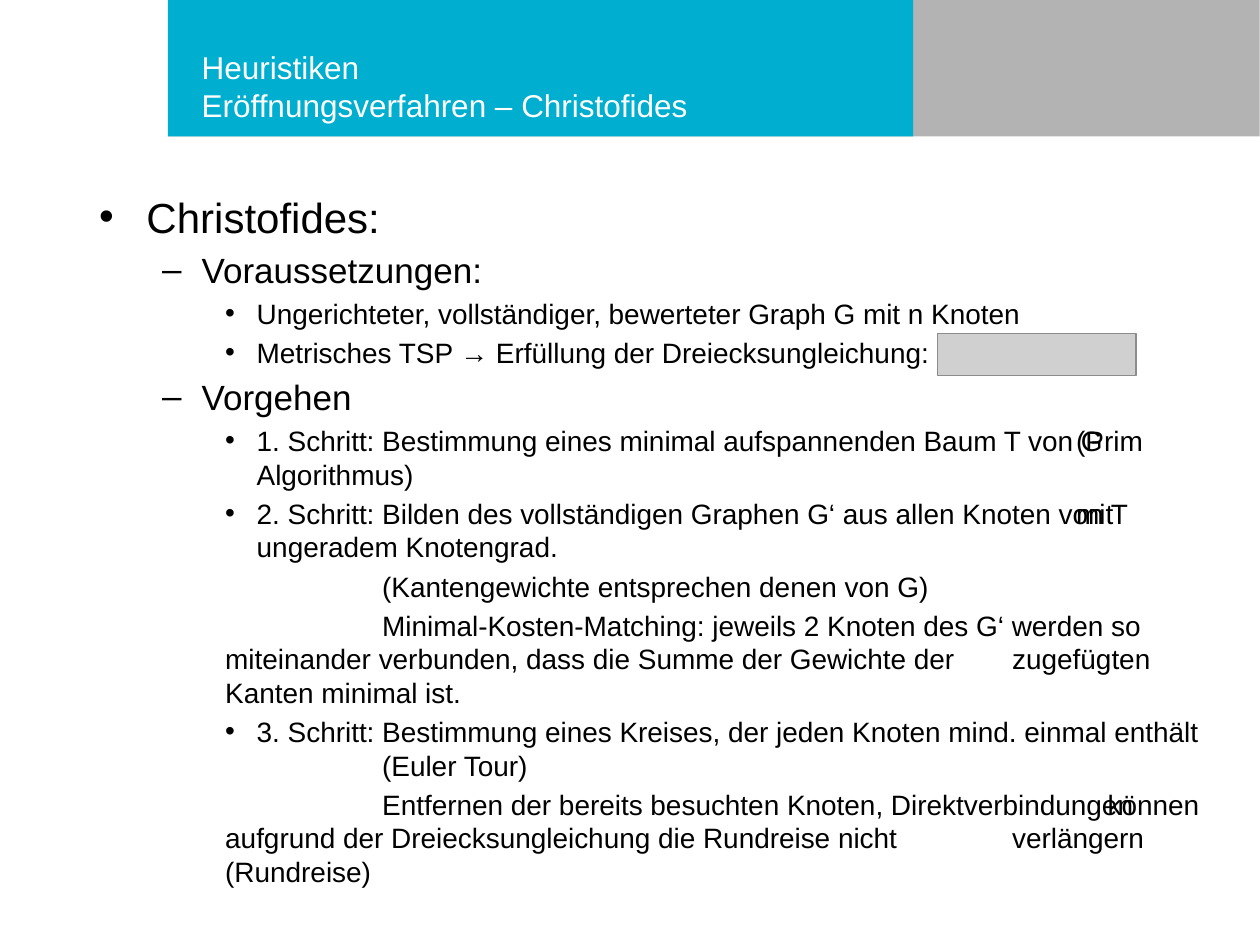
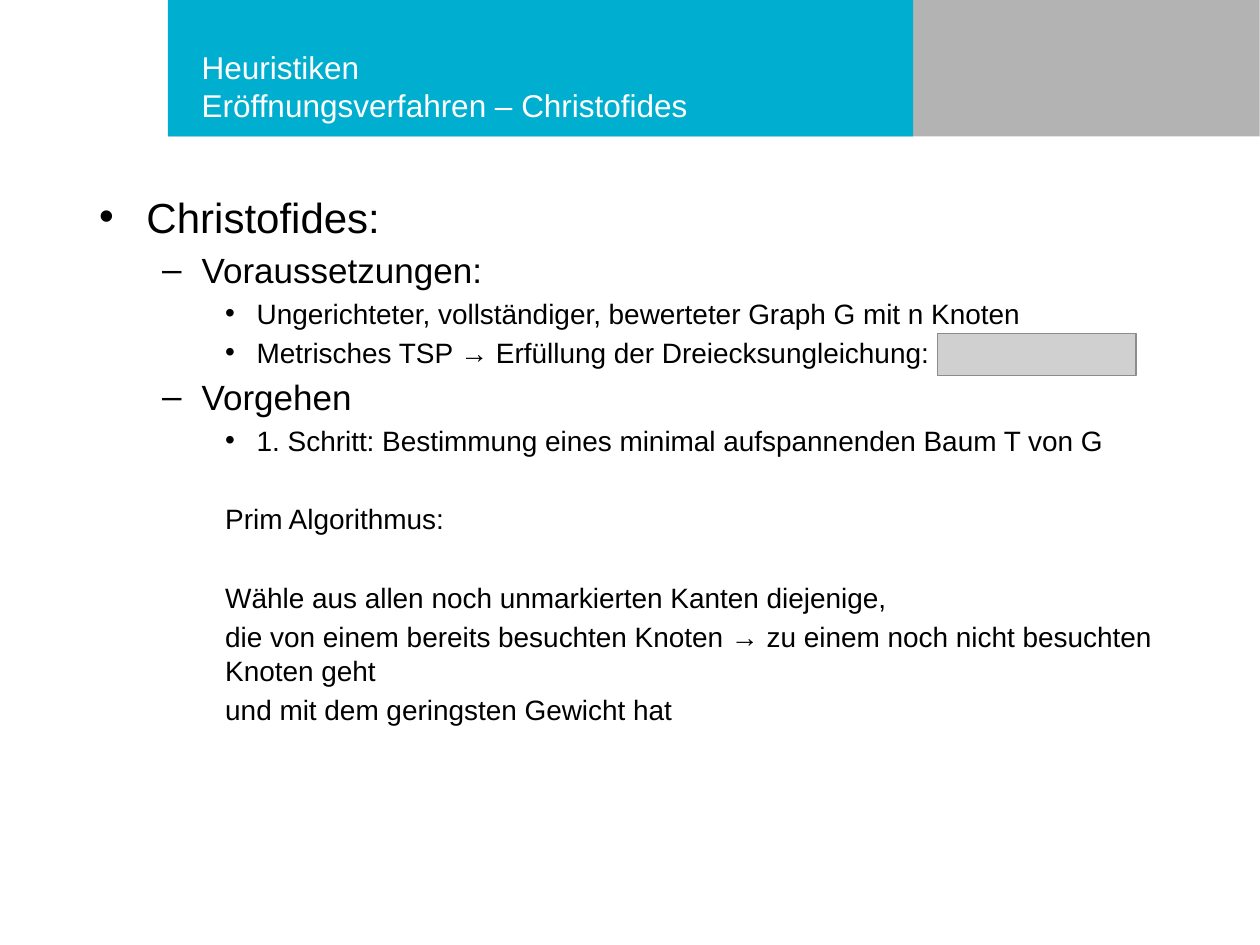
Before and after one commit to philurlaub/matlab2016, a slide deck: slide 24 of Präsentation.pptx (slide 25 before the commit). Drawn at 1260x945 pixels with LibreOffice and Linux fonts; fonts in the diff are those of the drawing; grey boxes stand for pictures; background and template pictures are left out. Boxes give left, top, right and bottom in pixels: in the first picture for what was removed or moved away, otherwise in the second. Text is boxed around its words. In the diff, an @@ line names an element or a change of style, - is before the commit and + after.

Commit message:
- Final Version Präsentation

```diff
--- a/Präsentation.pptx
+++ b/Präsentation.pptx
@@ text at <box>225,430,1152,725</box>: text changed @@
-    • 1. Schritt: Bestimmung eines minimal aufspannenden Baum T von G (Prim Algorithmus)
-    • 2. Schritt: Bilden des vollständigen Graphen G‘ aus allen Knoten von T mit ungeradem Knotengrad.
-    (Kantengewichte entsprechen denen von G)
-    Minimal-Kosten-Matching: jeweils 2 Knoten des G‘ werden so miteinander verbunden, dass die Summe der Gewichte der zugefügten Kanten minimal ist.
-    • 3. Schritt: Bestimmung eines Kreises, der jeden Knoten mind. einmal enthält (Euler Tour)
-    Entfernen der bereits besuchten Knoten, Direktverbindungen können aufgrund der Dreiecksungleichung die Rundreise nicht verlängern (Rundreise)
+    • 1. Schritt: Bestimmung eines minimal aufspannenden Baum T von G
+    Prim Algorithmus:
+    Wähle aus allen noch unmarkierten Kanten diejenige,
+    die von einem bereits besuchten Knoten → zu einem noch nicht besuchten Knoten geht
+    und mit dem geringsten Gewicht hat
```
Also in this commit, not shown: 6 other slides changed, 4 slides added, 3 slides removed.
